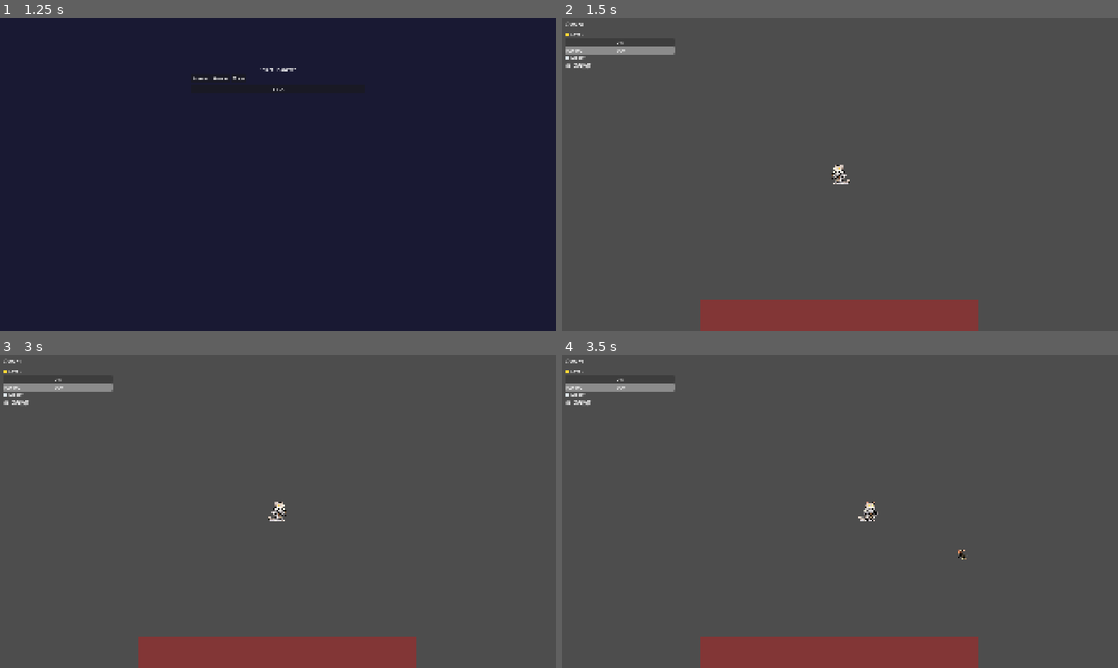
Above: before the commit, frames 1-4 (two rows, left to right).
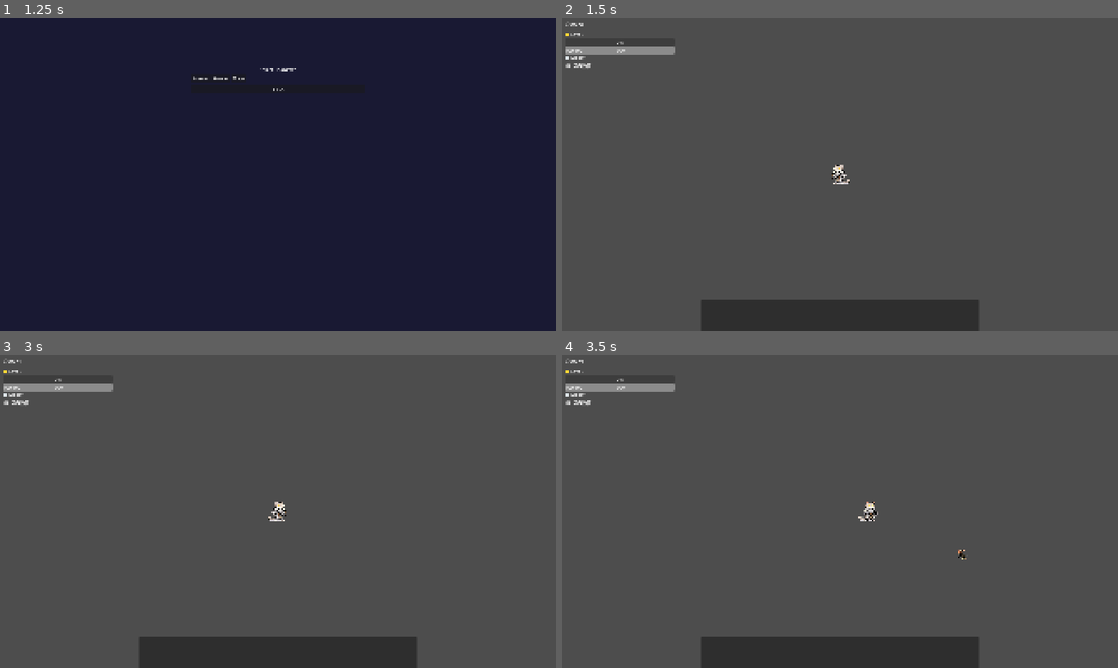
Above: after the commit, the same moments.

Repository: Coulky/milk
Game: Godot game, scene res://scenes/ui/main_menu.tscn
Same seed, same stepped clock (60 frames per second), same inputs: the game is played once before the commit and once after it.
Inputs (mouse positions are in pixels of both pictures, inside the frame that each line leads up to):
- Up to frame 1 (1.25 s): click "Start Game" at 0.5 s
- Up to frame 2 (1.5 s): click "Warrior" at 1.25 s
- Up to frame 3 (3 s): click (5, 401) at 2 s; tap Enter at 2.75 s; hold D (move_right) from 2.78 s (still down)
- Up to frame 4 (3.5 s): keep holding D (move_right)

Frame 1 is identical in both runs. In frame 2, 5.0% of the frame differs, in the area x 24-75%, y 90-100%; in frame 3, 5.0%; in frame 4, 5.0%.

Commit message:
优化道具栏

Diff:
--- a/scenes/ui/game_ui.tscn
+++ b/scenes/ui/game_ui.tscn
@@ -101,16 +101,27 @@
 offset_right = 0.0
 offset_bottom = 0.0
 
-[node name="ColorRect" type="ColorRect" parent="Inventory"]
+[node name="PanelContainer" type="PanelContainer" parent="Inventory"]
 layout_mode = 1
 anchors_preset = 15
 anchor_right = 1.0
 anchor_bottom = 1.0
 grow_horizontal = 2
 grow_vertical = 2
-color = Color(1, 0, 0, 0.3)
 
-[node name="ItemsContainer" type="HBoxContainer" parent="Inventory"]
+[node name="StyleBoxFlat" type="StyleBoxFlat" parent="Inventory/PanelContainer"]
+bg_color = Color(0.9, 0.9, 0.9, 0.2)
+border_color = Color(0.3, 0.6, 0.9, 1)
+border_width_left = 3
+border_width_top = 3
+border_width_right = 3
+border_width_bottom = 3
+corner_radius_top_left = 10
+corner_radius_top_right = 10
+corner_radius_bottom_left = 10
+corner_radius_bottom_right = 10
+
+[node name="ItemsContainer" type="HBoxContainer" parent="Inventory/PanelContainer"]
 layout_mode = 1
 anchors_preset = 15
 anchor_right = 1.0
--- a/scripts/ui/game_ui.gd
+++ b/scripts/ui/game_ui.gd
@@ -7,7 +7,7 @@
 @onready var health_label: Label = $MarginContainer/VBoxContainer/HealthBarContainer/HealthLabel
 @onready var kill_label: Label = $MarginContainer/VBoxContainer/HBoxContainer3/KillLabel
 @onready var damage_numbers_checkbox: CheckBox = $MarginContainer/VBoxContainer/HBoxContainer4/DamageNumbersCheckBox
-@onready var items_container: HBoxContainer = $Inventory/ItemsContainer
+@onready var items_container: HBoxContainer = $Inventory/PanelContainer/ItemsContainer
 
 # 存储当前显示的物品
 var displayed_items: Dictionary = {}
@@ -78,63 +78,98 @@
 		child.queue_free()
 	displayed_items.clear()
 
+	# 加载item_child.png作为背景
+	var item_child_texture = load("res://assets/images/items/item_child.png")
+
 	# 显示每个物品
 	for item_id in item_counts.keys():
 		var count = item_counts[item_id]
 		var item = ConfigManager.get_item(item_id)
 
-		# 获取物品图标
-		var icon = item.get("path", "?")
+		# 创建物品容器
+		var item_container = Control.new()
+		item_container.custom_minimum_size = Vector2(60, 60)  # 设置固定大小
+		item_container.size_flags_horizontal = Control.SIZE_SHRINK_CENTER
+		item_container.size_flags_vertical = Control.SIZE_SHRINK_CENTER
 
-		if icon.begins_with("res://"):
-			# 如果是图片路径，创建一个水平容器来放置图片和计数
-			var item_container = HBoxContainer.new()
-			item_container.alignment = BoxContainer.ALIGNMENT_CENTER
+		# 添加item_child背景
+		if item_child_texture:
+			var bg_rect = TextureRect.new()
+			bg_rect.set_anchors_preset(Control.PRESET_FULL_RECT)
+			bg_rect.texture = item_child_texture
+			bg_rect.stretch_mode = TextureRect.STRETCH_KEEP_ASPECT_CENTERED
+			bg_rect.expand_mode = TextureRect.EXPAND_IGNORE_SIZE
+			bg_rect.mouse_filter = Control.MOUSE_FILTER_IGNORE
+			item_container.add_child(bg_rect)
 
-			# 使用 AssetManager 创建 TextureRect
-			var asset_manager = preload("res://scripts/core/asset_manager.gd").new()
-			var icon_container = asset_manager.create_texture_rect(item)
-			# 检查容器中是否有纹理
-			var texture_rect = icon_container.get_child(0)
-			if texture_rect and texture_rect.texture:
-				# 直接添加容器到物品容器
-				item_container.add_child(icon_container)
+		# 处理图标
+		var icon_path = item.get("path", "?")
+
+		if icon_path.begins_with("res://"):
+			# 如果是图片路径，加载纹理
+			var icon_texture = load(icon_path)
+			if icon_texture:
+				var icon_rect = TextureRect.new()
+				icon_rect.texture = icon_texture
+
+				# 计算图标尺寸，保持比例
+				var original_size = icon_texture.get_size()
+				var max_side = max(original_size.x, original_size.y)
+				var icon_scale = 40.0 / max_side  # 图标最大尺寸40
+				var scaled_size = original_size * icon_scale
+
+				icon_rect.custom_minimum_size = scaled_size
+				icon_rect.stretch_mode = TextureRect.STRETCH_KEEP_ASPECT_CENTERED
+				icon_rect.expand_mode = TextureRect.EXPAND_FIT_WIDTH_PROPORTIONAL
+				icon_rect.mouse_filter = Control.MOUSE_FILTER_IGNORE
+
+				# 居中放置图标并调整位置
+				icon_rect.set_anchors_preset(Control.PRESET_CENTER)
+				icon_rect.offset_left = -20  # 向左移动20像素
+				icon_rect.offset_top = -20  # 向上移动20像素
+				item_container.add_child(icon_rect)
 			else:
 				# 如果加载失败，显示默认符号
 				var fallback_label = Label.new()
 				fallback_label.text = "?"
-				fallback_label.add_theme_font_size_override("font_size", 24)
+				fallback_label.add_theme_font_size_override("font_size", 20)
+				fallback_label.set_anchors_preset(Control.PRESET_CENTER)
+				fallback_label.offset_left = -20  # 向左移动20像素
+				fallback_label.offset_top = -20  # 向上移动20像素
+				fallback_label.mouse_filter = Control.MOUSE_FILTER_IGNORE
 				item_container.add_child(fallback_label)
-				items_container.add_child(item_container)
-				displayed_items[item_id] = item_container
-				continue
-
-			# 如果数量大于1，显示计数
-			if count > 1:
-				var count_label = Label.new()
-				count_label.text = "*%d" % count
-				count_label.add_theme_font_size_override("font_size", 16)
-				item_container.add_child(count_label)
-
-			items_container.add_child(item_container)
-			displayed_items[item_id] = item_container
 		else:
 			# 如果是符号，显示为文本
-			var item_label = Label.new()
-			item_label.horizontal_alignment = HORIZONTAL_ALIGNMENT_CENTER
-			item_label.vertical_alignment = VERTICAL_ALIGNMENT_CENTER
+			var icon_label = Label.new()
+			icon_label.text = icon_path
+			icon_label.add_theme_font_size_override("font_size", 20)
+			icon_label.horizontal_alignment = HORIZONTAL_ALIGNMENT_CENTER
+			icon_label.vertical_alignment = VERTICAL_ALIGNMENT_CENTER
+			icon_label.set_anchors_preset(Control.PRESET_FULL_RECT)
+			icon_label.offset_left = -20  # 向左移动20像素
+			icon_label.offset_top = -20  # 向上移动20像素
+			icon_label.mouse_filter = Control.MOUSE_FILTER_IGNORE
+			item_container.add_child(icon_label)
 
-			# 如果数量大于1，显示 "图标*x"
-			if count > 1:
-				item_label.text = "%s*%d" % [icon, count]
-			else:
-				item_label.text = icon
+		# 如果数量大于1，在右下角显示计数
+		if count > 1:
+			var count_label = Label.new()
+			count_label.text = str(count)
+			count_label.add_theme_font_size_override("font_size", 14)
+			count_label.add_theme_color_override("font_color", Color(0, 0, 0))  # 黑色文本
+			count_label.horizontal_alignment = HORIZONTAL_ALIGNMENT_RIGHT
+			count_label.vertical_alignment = VERTICAL_ALIGNMENT_BOTTOM
+			count_label.set_anchors_preset(Control.PRESET_FULL_RECT)
+			count_label.offset_left = 5
+			count_label.offset_top = 5
+			count_label.offset_right = -5
+			count_label.offset_bottom = -5
+			count_label.mouse_filter = Control.MOUSE_FILTER_IGNORE
+			item_container.add_child(count_label)
 
-			# 设置字体大小
-			item_label.add_theme_font_size_override("font_size", 24)
-
-			items_container.add_child(item_label)
-			displayed_items[item_id] = item_label
+		# 添加到物品容器
+		items_container.add_child(item_container)
+		displayed_items[item_id] = item_container
 
 func _on_damage_numbers_toggled(button_pressed: bool):
 	ConfigManager.set_game_setting("show_damage_numbers", button_pressed)
